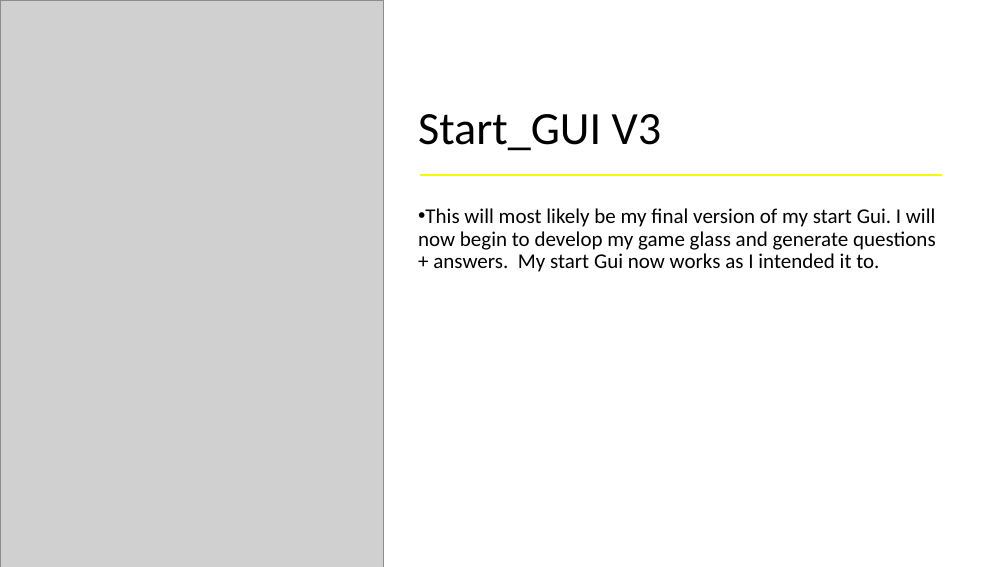
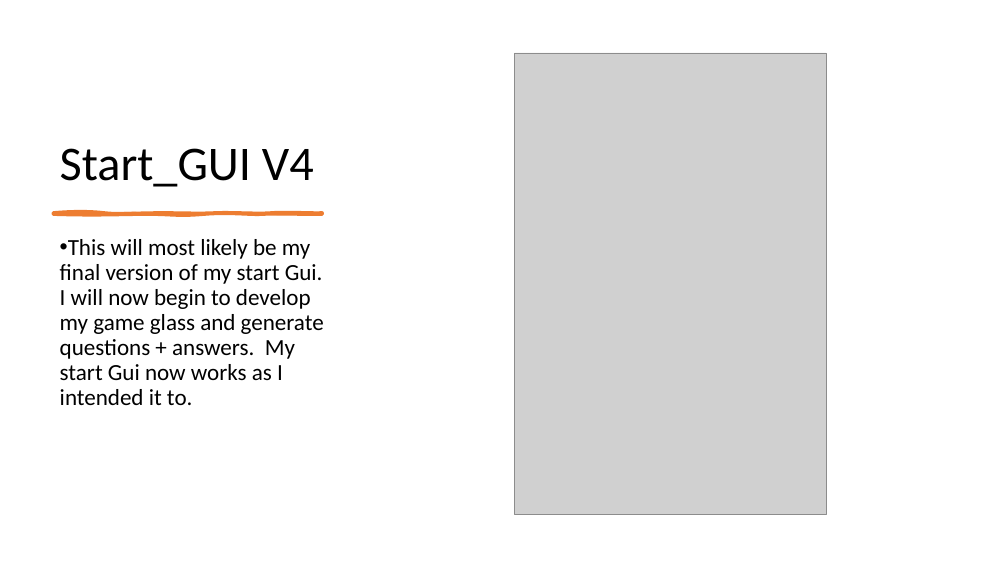
Before and after one commit to morrisj70800/01_Assesment, a slide deck: slide 8 of Programming Assesment.pptx. Drawn at 1008x567 pixels with LibreOffice and Linux fonts; fonts in the diff are those of the drawing; grey boxes stand for pictures. Boxes give left, top, right and bottom in pixels: in the first picture for what was removed or moved away, otherwise in the second. Text is boxed around its words. In the diff, an @@ line names an element or a change of style, - is before the commit and + after.

Commit message:
Game Class GUI
Started development of game class gui

```diff
--- a/Programming Assesment.pptx
+++ b/Programming Assesment.pptx
@@ picture: place and size @@
-picture at (0, 0, 383, 567)
+picture at (514, 53, 826, 514)
@@ title at (60, 148, 314, 187): text changed; size 44 to 46 pt @@
-Start_GUI V3
+Start_GUI V4
@@ line removed from (420, 175) to (942, 175) @@
@@ text "This will most likely be ...": place and size @@
-text "This will most likely be ..." at (418, 208, 936, 272)
+text "This will most likely be ..." at (60, 239, 324, 405)
@@ text "This will most likely be ..." at (60, 239, 324, 405): size 20 to 22 pt @@
@@ freeform shape added at (53, 212, 322, 214), fill #ED7D31, outline #ED7D31 3 pt @@
```
Also in this commit, not shown: 4 other slides changed, 1 slide added, 2 other files.
